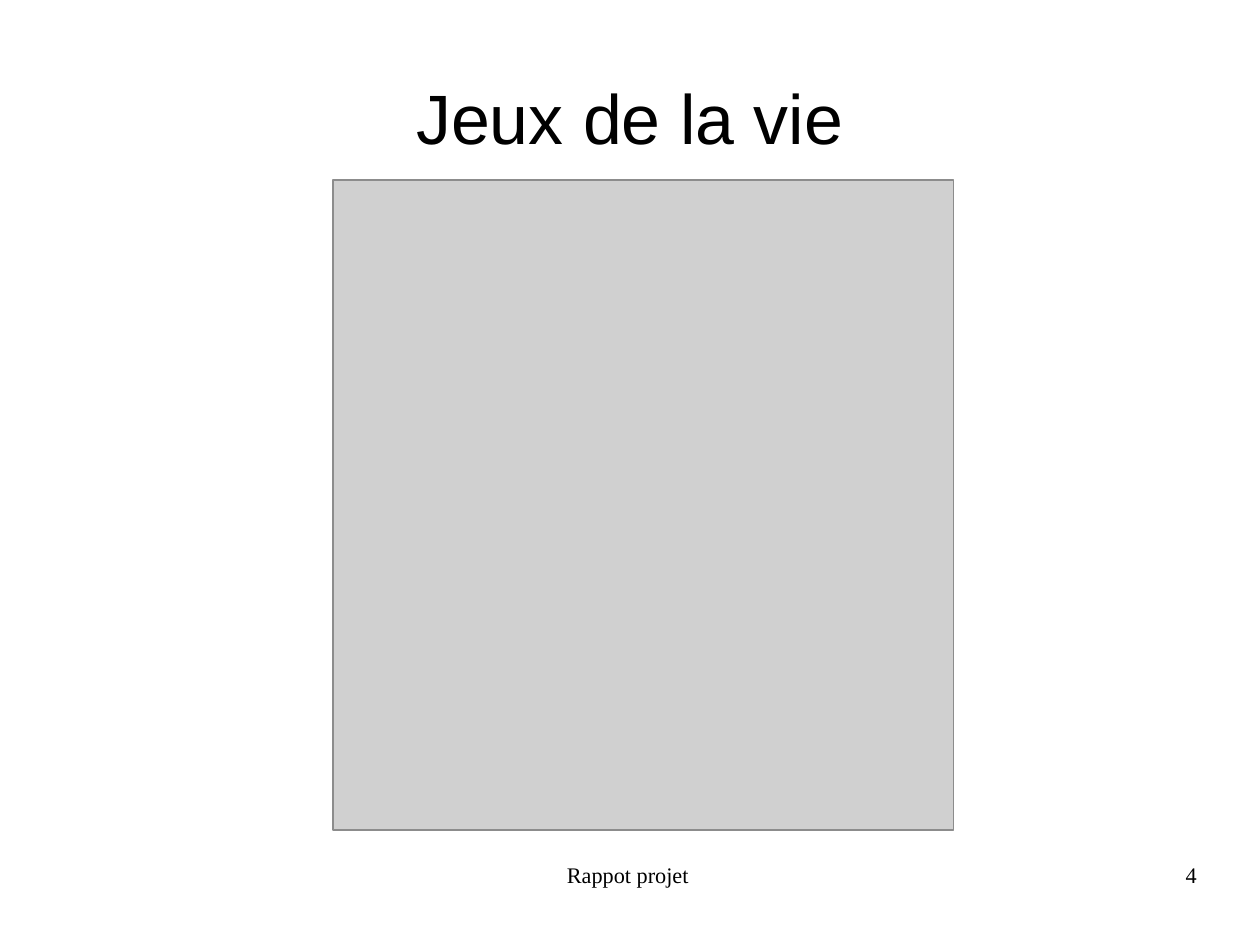
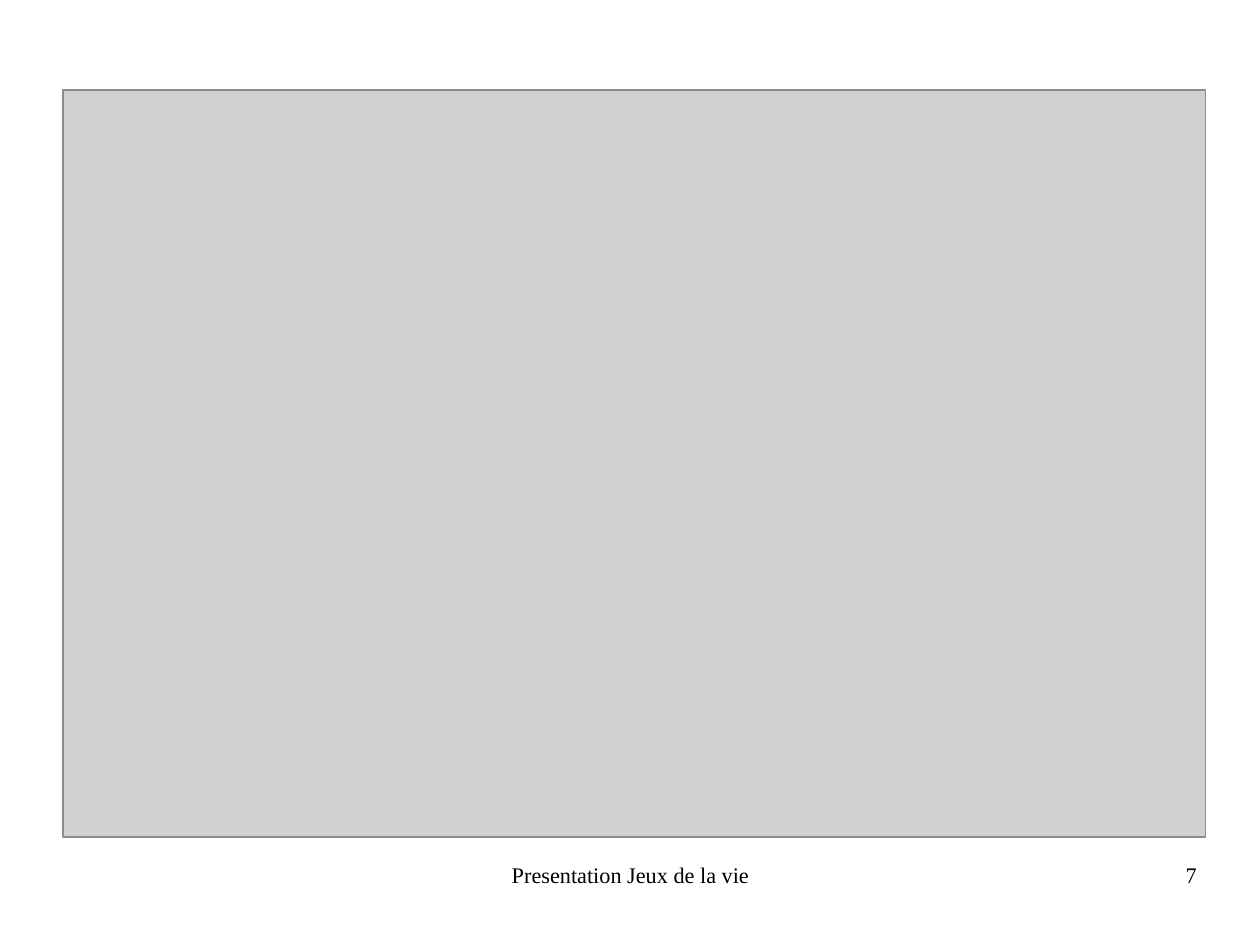
Before and after one commit to FabienInspiron/lifegame, a slide deck: slide 7 of Rapport/Presentation.odp (slide 4 before the commit). Drawn at 1260x945 pixels with LibreOffice and Linux fonts; fonts in the diff are those of the drawing; grey boxes stand for pictures. Boxes give left, top, right and bottom in pixels: in the first picture for what was removed or moved away, otherwise in the second. Text is boxed around its words. In the diff, an @@ line names an element or a change of style, - is before the commit and + after.

```diff
--- a/Rapport/Presentation.odp
+++ b/Rapport/Presentation.odp
@@ picture: place and size @@
-picture at (333, 180, 954, 830)
+picture at (63, 90, 1206, 838)
@@ title removed at (416, 93, 843, 145) @@
-Jeux de la vie
@@ text at (512, 867, 749, 884): text changed @@
-Rappot projet
+Presentation Jeux de la vie
@@ page number at (1186, 868, 1197, 883): text changed @@
-4
+7
```
Also in this commit, not shown: 10 other slides changed, 4 slides added, 1 slide removed, 8 other files.
